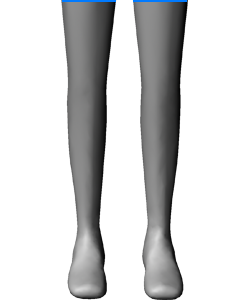
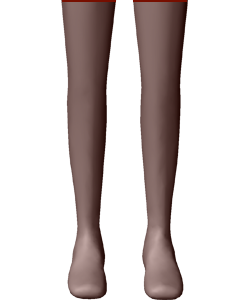
Layers edited between the first and the second 250×300 image:
painted on "Separator" over [62,0,187,2]
